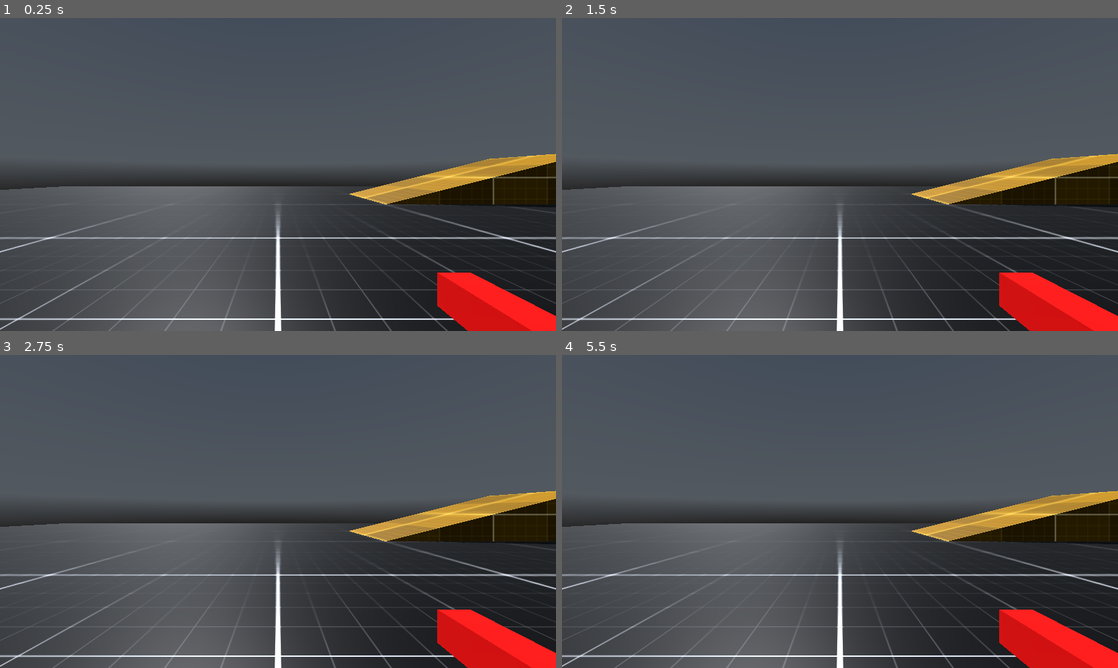
Above: before the commit, frames 1-4 (two rows, left to right).
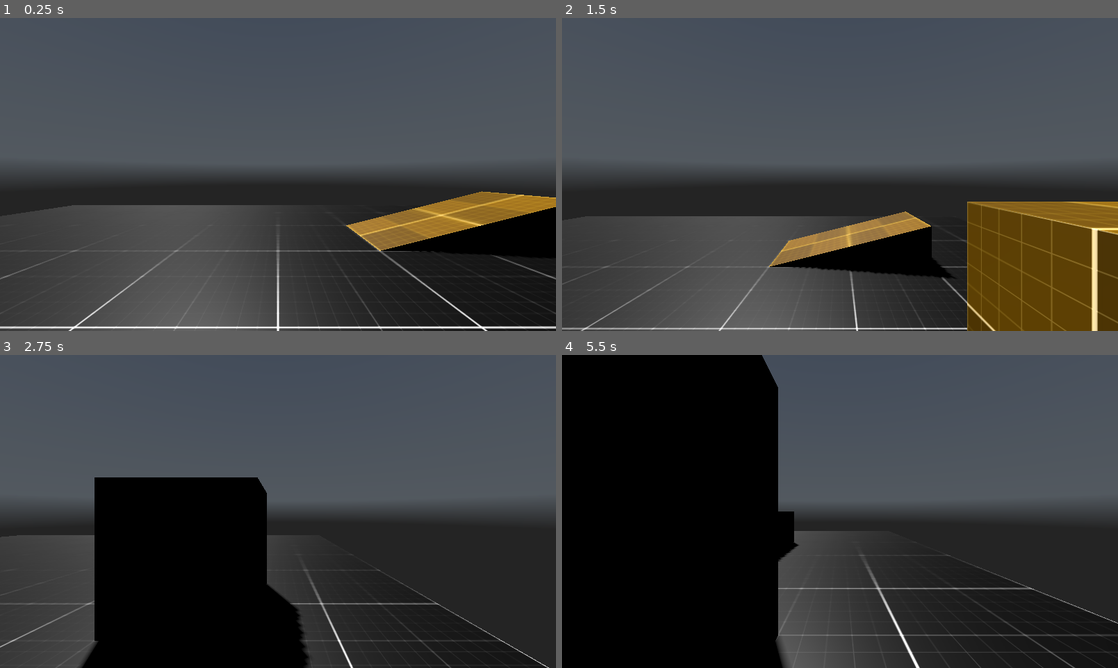
Above: after the commit, the same moments.

Repository: Skulhunter5/gaki-projekt
Game: Godot game, scene res://scenes/World.tscn
Two runs of this game, one before a commit and one after it. Both use one fixed random seed, a clock stepped at 60 frames per second and the inputs below. A sky picture missing from this copy of the repository is replaced by a grey-blue gradient.
Inputs (mouse positions are in pixels of both pictures, inside the frame that each line leads up to):
- Up to frame 1 (0.25 s): no input
- Up to frame 2 (1.5 s): tap Enter at 0.5 s; move the mouse to (962, 158) at 0.52 s; press the mouse at (962, 158) at 0.53 s; hold D (walk_right) 0.53-1.28 s; tap Space (jump) at 0.77, 1.07 s; tap C (crouch, bound only after the commit) at 0.8, 1.35 s; move the mouse to (728, 190) at 1.27 s; release the mouse at (728, 190) at 1.28 s; hold S (walk_backwards) from 1.28 s (still down)
- Up to frame 3 (2.75 s): tap Space (jump) at 1.52, 1.55, 1.82, 2.1 s; move the mouse to (333, 442) at 2.02 s; release S (walk_backwards) at 2.03 s; press the mouse at (333, 442) at 2.03 s; hold D (walk_right) from 2.03 s (still down)
- Up to frame 4 (5.5 s): move the mouse to (812, 574) at 2.77 s; release D (walk_right) at 2.78 s; release the mouse at (812, 574) at 2.78 s; hold W (walk_forwards) 2.78-3.53 s; click (812, 574) at 2.85 s; tap Space (jump) at 3.02, 3.32, 3.77, 3.8, 4.07, 4.52, 4.82 s; tap C (crouch, bound only after the commit) at 3.05 s; move the mouse to (1006, 558) at 3.52 s; hold C (crouch, bound only after the commit) 3.53-4.28 s; hold A (walk_left) 3.53-5.03 s; move the mouse to (673, 464) at 4.27 s; click (673, 464) at 4.35 s; move the mouse to (867, 511) at 5.02 s; hold S (walk_backwards) from 5.03 s (still down); hold C (crouch, bound only after the commit) from 5.03 s (still down)

The runs differ from the first frame. In frame 1, 20% of the frame differs, in the area x 0-100%, y 43-100%; in frame 2, 28%; in frame 3, 31%; in frame 4, 49%, in the area x 0-100%, y 0-100%.
Error before the commit: Parse Error: Identifier "_speed" not declared in the current scope. (res://scenes/Player/player.gd:36)

Commit message:
feat: added crouching to playercontroller
Current toggle crouching implementation with animationtree. Code that is
commented is for holding, but is held back until fixed since the
behaviour is inconsistend. Will probably also be fixed when a proper
state machine for the player is implemented which can properly work with
blending

Diff:
--- a/project.godot
+++ b/project.godot
@@ -74,3 +74,8 @@
 "events": [Object(InputEventKey,"resource_local_to_scene":false,"resource_name":"","device":-1,"window_id":0,"alt_press …(191 unchanged characters)…
 ]
 }
+crouch={
+"deadzone": 0.2,
+"events": [Object(InputEventKey,"resource_local_to_scene":false,"resource_name":"","device":-1,"window_id":0,"alt_pressed":false,"shift_pressed":false,"ctrl_pressed":false,"meta_pressed":false,"pressed":false,"keycode":0,"physical_keycode":67,"key_label":0,"unicode":99,"location":0,"echo":false,"script":null)
+]
+}
--- a/scenes/Player/Player.tscn
+++ b/scenes/Player/Player.tscn
@@ -1,27 +1,176 @@
-[gd_scene load_steps=5 format=3 uid="uid://b0wswgn5cfctu"]
+[gd_scene load_steps=16 format=3 uid="uid://b0wswgn5cfctu"]
 
 [ext_resource type="Script" uid="uid://bkay5nayy4245" path="res://scenes/Player/player.gd" id="1_v6fml"]
 [ext_resource type="PackedScene" uid="uid://xo70u8yap5ap" path="res://scenes/Weapons/TestWeapon.tscn" id="2_3li8b"]
 
+[sub_resource type="CapsuleShape3D" id="CapsuleShape3D_nnsk1"]
+
+[sub_resource type="StandardMaterial3D" id="StandardMaterial3D_ky53y"]
+albedo_color = Color(0.25631884, 0.6265618, 0.27918217, 1)
+roughness = 0.5
+
 [sub_resource type="CapsuleMesh" id="CapsuleMesh_e5uuo"]
+material = SubResource("StandardMaterial3D_ky53y")
 
-[sub_resource type="CapsuleShape3D" id="CapsuleShape3D_nnsk1"]
+[sub_resource type="SphereShape3D" id="SphereShape3D_ky53y"]
+
+[sub_resource type="Animation" id="Animation_ky53y"]
+resource_name = "crouch"
+tracks/0/type = "value"
+tracks/0/imported = false
+tracks/0/enabled = true
+tracks/0/path = NodePath("CollisionShape3D:shape:height")
+tracks/0/interp = 2
+tracks/0/loop_wrap = true
+tracks/0/keys = {
+"times": PackedFloat32Array(0, 1),
+"transitions": PackedFloat32Array(1, 1),
+"update": 0,
+"values": [2.0, 1.5]
+}
+tracks/1/type = "value"
+tracks/1/imported = false
+tracks/1/enabled = true
+tracks/1/path = NodePath("CollisionShape3D:position")
+tracks/1/interp = 2
+tracks/1/loop_wrap = true
+tracks/1/keys = {
+"times": PackedFloat32Array(0, 1),
+"transitions": PackedFloat32Array(1, 1),
+"update": 0,
+"values": [Vector3(0, 1, 0), Vector3(0, 0.75, 0)]
+}
+tracks/2/type = "value"
+tracks/2/imported = false
+tracks/2/enabled = true
+tracks/2/path = NodePath("CameraPivot:position")
+tracks/2/interp = 2
+tracks/2/loop_wrap = true
+tracks/2/keys = {
+"times": PackedFloat32Array(0, 1),
+"transitions": PackedFloat32Array(1, 1),
+"update": 0,
+"values": [Vector3(0, 1.5, 0), Vector3(0, 1, 0)]
+}
+
+[sub_resource type="Animation" id="Animation_bvqhm"]
+length = 0.001
+tracks/0/type = "value"
+tracks/0/imported = false
+tracks/0/enabled = true
+tracks/0/path = NodePath("CollisionShape3D:shape:height")
+tracks/0/interp = 1
+tracks/0/loop_wrap = true
+tracks/0/keys = {
+"times": PackedFloat32Array(0),
+"transitions": PackedFloat32Array(1),
+"update": 0,
+"values": [2.0]
+}
+tracks/1/type = "value"
+tracks/1/imported = false
+tracks/1/enabled = true
+tracks/1/path = NodePath("CollisionShape3D:position")
+tracks/1/interp = 1
+tracks/1/loop_wrap = true
+tracks/1/keys = {
+"times": PackedFloat32Array(0),
+"transitions": PackedFloat32Array(1),
+"update": 0,
+"values": [Vector3(0, 1, 0)]
+}
+tracks/2/type = "value"
+tracks/2/imported = false
+tracks/2/enabled = true
+tracks/2/path = NodePath("CameraPivot:position")
+tracks/2/interp = 1
+tracks/2/loop_wrap = true
+tracks/2/keys = {
+"times": PackedFloat32Array(0),
+"transitions": PackedFloat32Array(1),
+"update": 0,
+"values": [Vector3(0, 1.5, 0)]
+}
+
+[sub_resource type="AnimationLibrary" id="AnimationLibrary_ved6o"]
+_data = {
+&"RESET": SubResource("Animation_bvqhm"),
+&"crouch": SubResource("Animation_ky53y")
+}
+
+[sub_resource type="AnimationNodeBlend2" id="AnimationNodeBlend2_ky53y"]
+
+[sub_resource type="AnimationNodeAnimation" id="AnimationNodeAnimation_ky53y"]
+animation = &"RESET"
+
+[sub_resource type="AnimationNodeAnimation" id="AnimationNodeAnimation_bvqhm"]
+animation = &"crouch"
+
+[sub_resource type="AnimationNodeAnimation" id="AnimationNodeAnimation_ved6o"]
+animation = &"RESET"
+
+[sub_resource type="AnimationNodeBlendSpace1D" id="AnimationNodeBlendSpace1D_xcisb"]
+blend_point_0/node = SubResource("AnimationNodeAnimation_ky53y")
+blend_point_0/pos = -1.0
+blend_point_1/node = SubResource("AnimationNodeAnimation_bvqhm")
+blend_point_1/pos = 1.0
+blend_point_2/node = SubResource("AnimationNodeAnimation_ved6o")
+blend_point_2/pos = 0.0
+min_space = 0.0
+
+[sub_resource type="AnimationNodeBlendTree" id="AnimationNodeBlendTree_ky53y"]
+graph_offset = Vector2(1.3285522, -139.55511)
+nodes/output/position = Vector2(900, 120)
+nodes/_crouch_blend/node = SubResource("AnimationNodeBlendSpace1D_xcisb")
+nodes/_crouch_blend/position = Vector2(560, 100)
+nodes/Blend2/node = SubResource("AnimationNodeBlend2_ky53y")
+nodes/Blend2/position = Vector2(1300, 160)
+node_connections = [&"output", 0, &"_crouch_blend"]
 
 [node name="Player" type="CharacterBody3D"]
 script = ExtResource("1_v6fml")
-
-[node name="Mesh" type="MeshInstance3D" parent="."]
-mesh = SubResource("CapsuleMesh_e5uuo")
+crouch_speed = 20.0
 
 [node name="CollisionShape3D" type="CollisionShape3D" parent="."]
+transform = Transform3D(1, 0, 0, 0, 1, 0, 0, 0, 1, 0, 1, 0)
 shape = SubResource("CapsuleShape3D_nnsk1")
 
+[node name="Mesh" type="MeshInstance3D" parent="CollisionShape3D"]
+mesh = SubResource("CapsuleMesh_e5uuo")
+skeleton = NodePath("../..")
+
 [node name="CameraPivot" type="Node3D" parent="."]
+transform = Transform3D(1, 0, 0, 0, 1, 0, 0, 0, 1, 0, 1.5, 0)
 
 [node name="Camera3D" type="Camera3D" parent="CameraPivot"]
-transform = Transform3D(1, 0, 0, 0, 1, 0, 0, 0, 1, 0, 0.55604386, -0.2158879)
+doppler_tracking = 2
 
-[node name="WeaponMount" type="Node3D" parent="CameraPivot"]
+[node name="ReflectionProbe" type="ReflectionProbe" parent="CameraPivot/Camera3D"]
+update_mode = 1
+size = Vector3(50, 50, 50)
+
+[node name="CrouchShapeCast3D" type="ShapeCast3D" parent="."]
+transform = Transform3D(1, 0, 0, 0, 1, 0, 0, 0, 1, 0, 1.5, 0)
+shape = SubResource("SphereShape3D_ky53y")
+target_position = Vector3(0, 0.5, 0)
+debug_shape_custom_color = Color(0, 1, 0.20000005, 1)
+
+[node name="AnimationPlayer" type="AnimationPlayer" parent="."]
+libraries = {
+&"": SubResource("AnimationLibrary_ved6o")
+}
+
+[node name="AnimationTree" type="AnimationTree" parent="."]
+tree_root = SubResource("AnimationNodeBlendTree_ky53y")
+anim_player = NodePath("../AnimationPlayer")
+parameters/_crouch_blend/blend_position = 0.0
+parameters/Blend2/blend_amount = 0.0
+
+[node name="WeaponMount" type="Node3D" parent="."]
 transform = Transform3D(1, 0, 0, 0, 1, 0, 0, 0, 1, 0.529529, 0.21118116, -0.33113718)
+visible = false
 
-[node name="Weapon" parent="CameraPivot/WeaponMount" instance=ExtResource("2_3li8b")]
+[node name="Weapon" parent="WeaponMount" instance=ExtResource("2_3li8b")]
+visible = false
+
+[connection signal="animation_started" from="AnimationPlayer" to="." method="_on_animation_player_animation_started"]
--- a/scenes/Player/player.gd
+++ b/scenes/Player/player.gd
@@ -1,10 +1,14 @@
 extends CharacterBody3D
 
-@export var speed = 5.0
-
+@export var speed_default : float = 5.0
+@export var speed_crouching : float = 2.0
 @export var jump_velocity : float = 4.5
 @export var tilt_limit = deg_to_rad(75)
+#@export var toggled_crouch : bool = true
 @export_range(0.0,1.0) var mouse_sensitivity : float = 0.5
+@export_range(0.0,1.0) var _crouch_blend : float = 0.0
+@export_range(1,100,1) var crouch_speed : float = 7.0
+
 # camera variables
 var _mouse_input : bool = false
 var _rotation_input : float
@@ -12,10 +16,24 @@
 var _mouse_rotation : Vector3
 var _player_rotation : Vector3
 var _camera_rotation : Vector3
+
+var _speed : float
+var _is_crouching : bool = false
+
 var paused : bool = true
 
+
 @onready var _camera_pivot := $CameraPivot as Node3D
+#@onready var _animation_player := $AnimationPlayer as AnimationPlayer
+@onready var _anim_tree := $AnimationTree as AnimationTree
+@onready var _crouch_shapecast := $CrouchShapeCast3D as ShapeCast3D
 #@onready var weapon := $CameraPivot/WeaponMount/Weapon as Node3D
+
+func _ready():
+	# disables shapecast onto self but still allows cast for ceiliing objects
+	_crouch_shapecast.add_exception($".")
+
+	_speed = speed_default
 
 
 func _physics_process(delta: float) -> void:
@@ -23,12 +41,18 @@
 	if not is_on_floor():
 		velocity += get_gravity() * delta
 
-	if Input.is_action_just_pressed("jump") and is_on_floor():
+	if Input.is_action_just_pressed("jump") and is_on_floor() and not _is_crouching:
 		velocity.y = jump_velocity
+
 	_update_camera(delta)
 
 #	if Input.is_action_pressed("shoot") and not paused:
 #		weapon.shoot()
+
+	# animation smoothing for crouching
+	var _blend_target = 1.0 if _is_crouching else 0.0
+	_crouch_blend = lerp(_crouch_blend, _blend_target, delta * crouch_speed)
+	_anim_tree.set("parameters/_crouch_blend/blend_position", _crouch_blend)
 
 	var input_dir := Input.get_vector("walk_left", "walk_right", "walk_forwards", "walk_backwards")
 	var direction := (transform.basis * Vector3(input_dir.x, 0, input_dir.y)).normalized()
@@ -49,6 +73,17 @@
 			Input.mouse_mode = Input.MOUSE_MODE_VISIBLE
 		else:
 			Input.mouse_mode = Input.MOUSE_MODE_CAPTURED
+
+	if event.is_action_pressed("crouch") and is_on_floor():
+	#if event.is_action_pressed("crouch") and is_on_floor() and toggled_crouch:
+		toggle_crouch()
+#	if event.is_action_pressed("crouch",true)  and not toggled_crouch and not _is_crouching and is_on_floor():
+#		crouching(true)
+#	if event.is_action_released("crouch") and not toggled_crouch and _is_crouching:
+#		if not _crouch_shapecast.is_colliding():
+#			crouching(false)
+#		elif _crouch_shapecast.is_colliding():
+#			uncrouch_check()
 
 
 func _unhandled_input(event: InputEvent) -> void:
@@ -78,3 +113,47 @@
 	# reset otherwise infinite spinning (i guess)
 	_rotation_input = 0.0
 	_tilt_input = 0.0
+
+
+func toggle_crouch():
+
+	if _is_crouching and not _crouch_shapecast.is_colliding():
+		set_movement_speed("default")
+		_is_crouching = not _is_crouching
+		#crouching(false)
+	elif not _is_crouching:
+		set_movement_speed("crouching")
+		_is_crouching = not _is_crouching
+		#crouching(true)
+
+
+
+#func crouching(state: bool):
+#	match state:
+#		true:
+#			_animation_player.play("crouch", -1, crouch_speed)
+#			set_movement_speed("crouching")
+#		false:
+#			_animation_player.play("crouch", -1, -crouch_speed, true)
+#			set_movement_speed("default")
+
+
+#func uncrouch_check():
+#	if not _crouch_shapecast.is_colliding():
+#		crouching(false)
+#	if _crouch_shapecast.is_colliding():
+#		await get_tree().create_timer(0.1).timeout
+#		uncrouch_check()
+
+
+func set_movement_speed(state : String):
+	match state:
+		"default":
+			_speed = speed_default
+		"crouching":
+			_speed = speed_crouching
+
+
+func _on_animation_player_animation_started(anim_name: StringName) -> void:
+	if anim_name == "crouch":
+		_is_crouching = not _is_crouching
